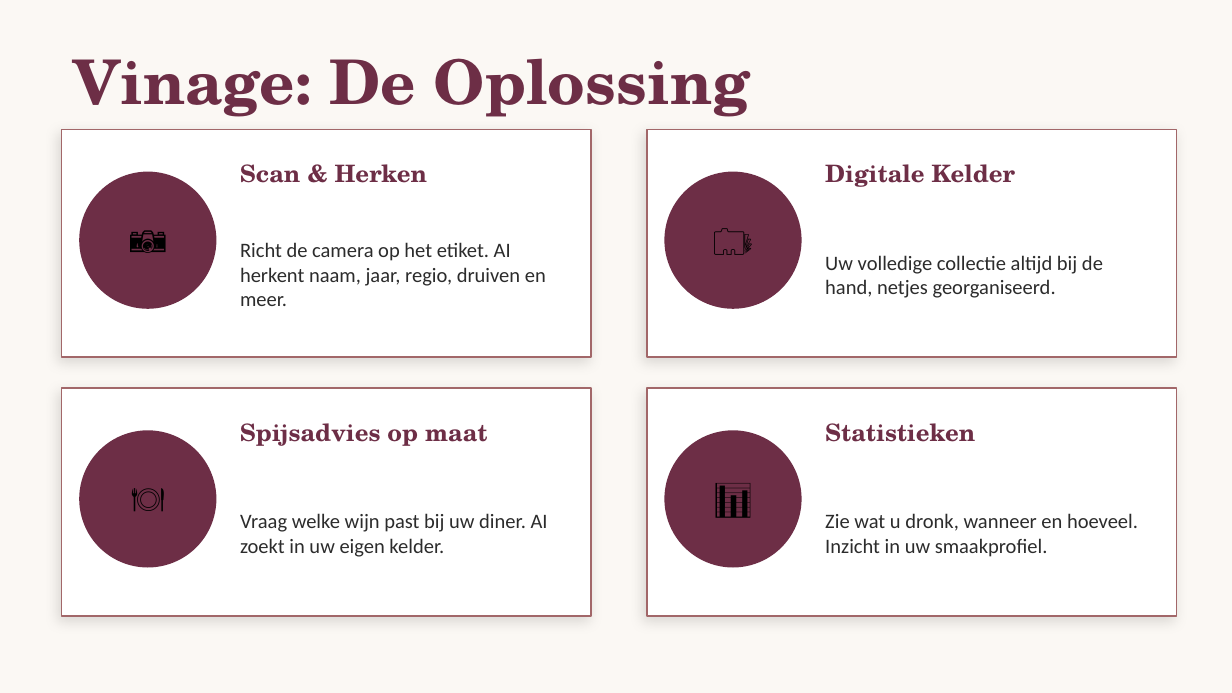
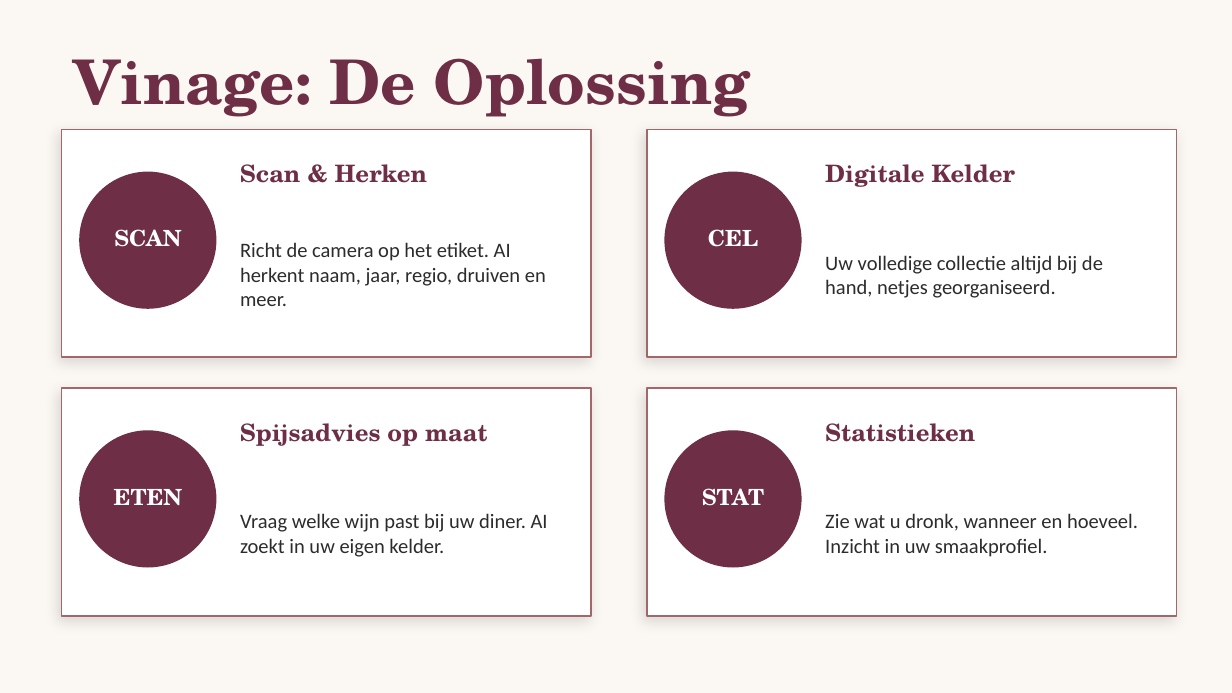
Before and after one commit to aruijter72/Vinage, a slide deck: slide 4 of Vinage-Verhaal-Okhuysen.pptx. Drawn at 1232x693 pixels with LibreOffice and Linux fonts; fonts in the diff are those of the drawing. Boxes give left, top, right and bottom in pixels: in the first picture for what was removed or moved away, otherwise in the second. Text is boxed around its words. In the diff, an @@ line names an element or a change of style, - is before the commit and + after.

```diff
--- a/Vinage-Verhaal-Okhuysen.pptx
+++ b/Vinage-Verhaal-Okhuysen.pptx
@@ text at (114, 229, 181, 247): text changed; size 22 to 13 pt; font Calibri to TeX Gyre Schola; text colour #000000 to #FFFFFF; bold on @@
-📷
+SCAN
@@ text at (708, 229, 758, 247): text changed; size 22 to 13 pt; font Calibri to TeX Gyre Schola; text colour #000000 to #FFFFFF; bold on @@
-🗂️
+CEL
@@ text at (114, 489, 182, 505): text changed; size 22 to 13 pt; font Calibri to TeX Gyre Schola; text colour #000000 to #FFFFFF; bold on @@
-🍽️
+ETEN
@@ text at (702, 488, 764, 506): text changed; size 22 to 13 pt; font Calibri to TeX Gyre Schola; text colour #000000 to #FFFFFF; bold on @@
-📊
+STAT
```
Also in this commit, not shown: 3 other slides changed, 3 other files.
